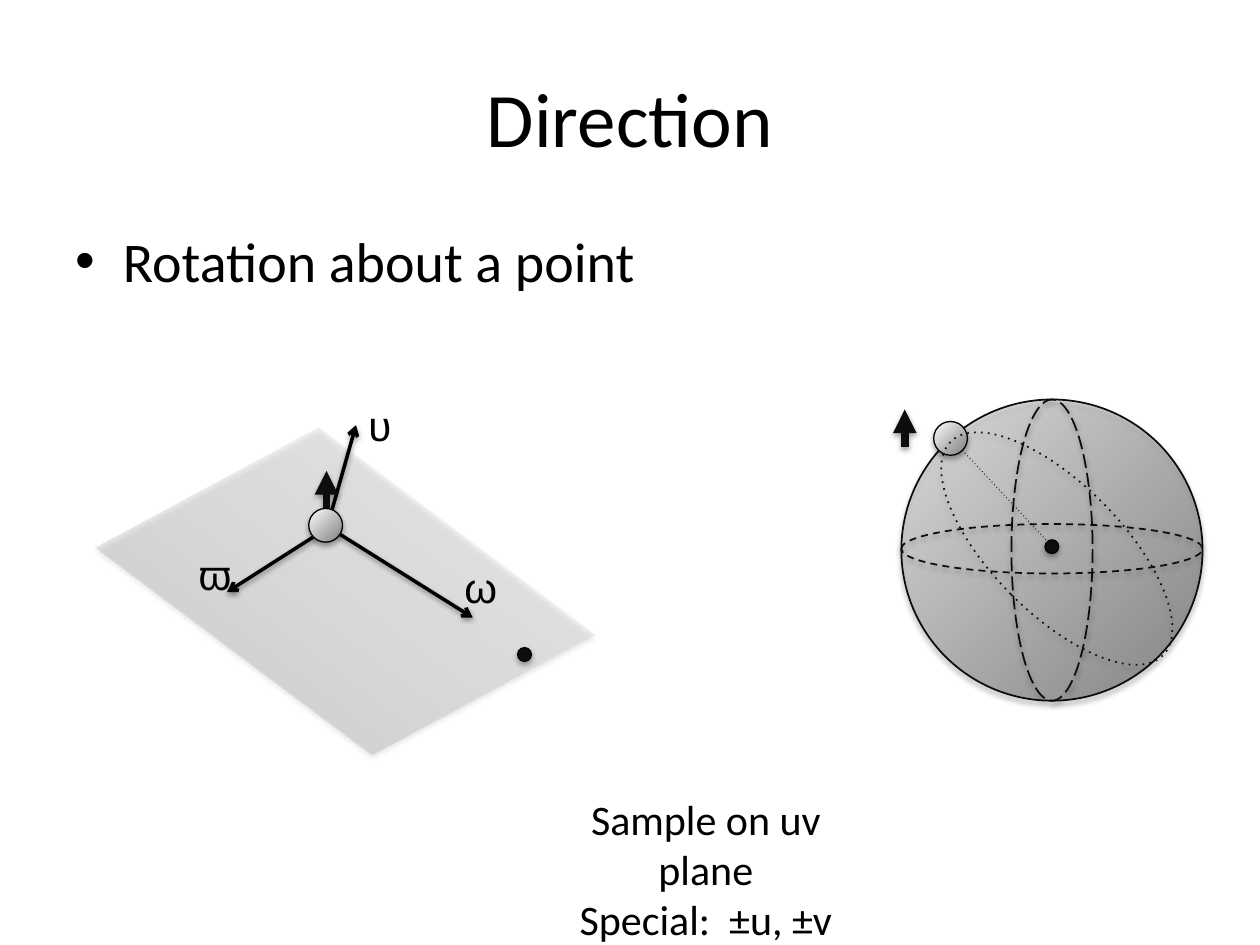
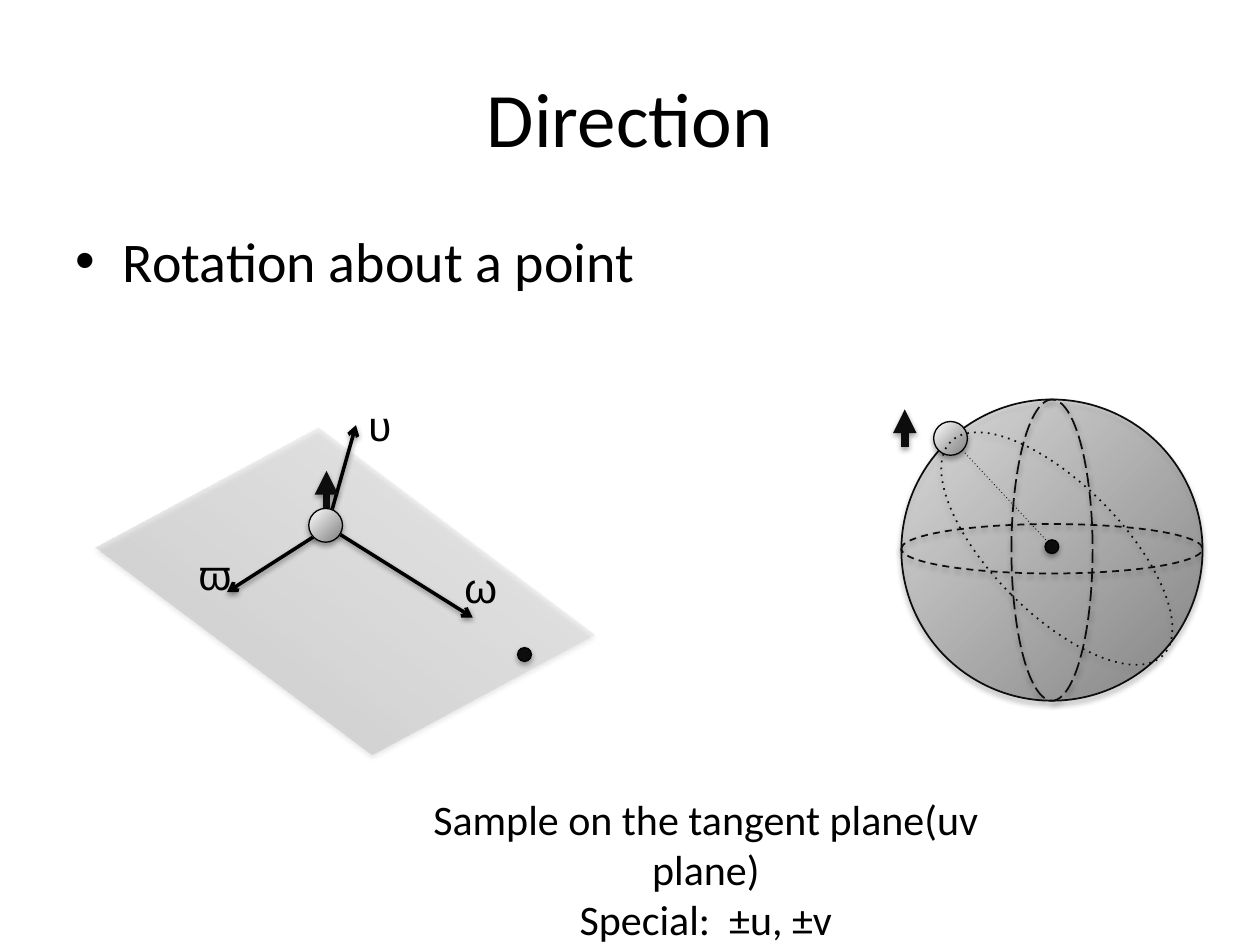
Before and after one commit to jxc761/3DMotionDB, a slide deck: slide 8 of docs/motion.pptx (slide 9 before the commit). Drawn at 1260x945 pixels with LibreOffice and Linux fonts; fonts in the diff are those of the drawing. Boxes give left, top, right and bottom in pixels: in the first picture for what was removed or moved away, otherwise in the second. Text is boxed around its words. In the diff, an @@ line names an element or a change of style, - is before the commit and + after.

```diff
--- a/docs/motion.pptx
+++ b/docs/motion.pptx
@@ text "Sample on the tangent plane(uv ...": place and size @@
-text "Sample on the tangent plane(uv ..." at (580, 805, 832, 942)
+text "Sample on the tangent plane(uv ..." at (433, 804, 978, 942)
@@ text at (433, 804, 978, 892): text changed @@
-Sample on uv plane
+Sample on the tangent plane(uv plane)
```
Also in this commit, not shown: 4 other slides changed, 1 slide removed, 16 other files.
